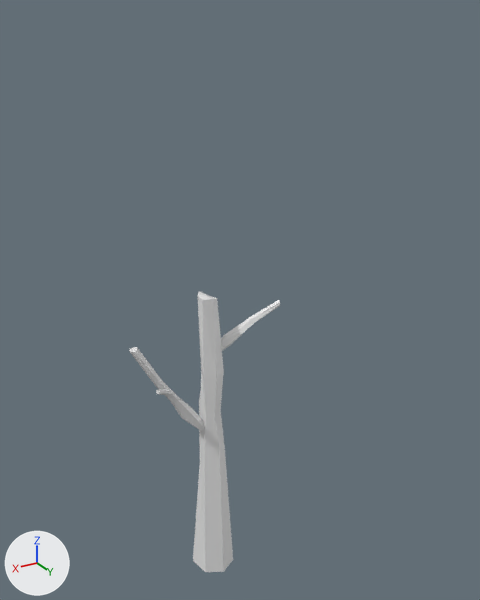
A saved change to the Blender file HereWeSettleDown/Assets/Models/Trees/Tree1.blend.
Both versions are drawn from a 50 mm camera at (7.0, 13.22, 13.56) aimed at (-0.75, 0.3, 7.1). The axes (+X, +Y, +Z) are drawn at lower left. The lights are the same throughout.

In view in the first picture: 'Branch', 'Branchlarge', 'trunk'.
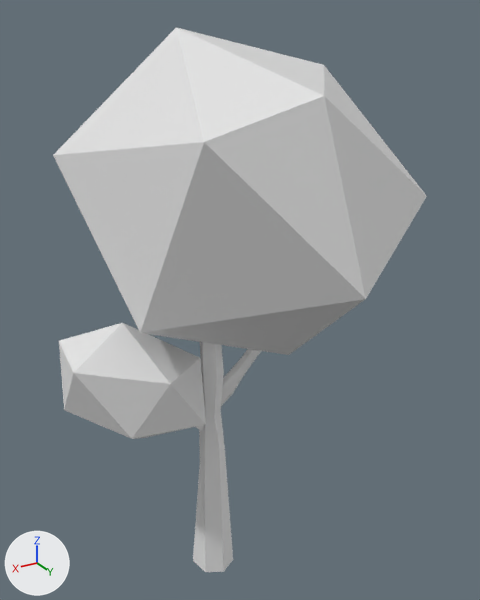
The change, as JSON lines over the scene's bpy script:
```json
{"op": "add", "block": "me_icosphere_001", "code": ["me_icosphere_001 = bpy.data.meshes.new('Icosphere.001')", "me_icosphere_001.from_pydata([(-0.03, 0.07, -0.94), (0.51, -0.37, -0.48), (-0.61, -0.29, -0.47), (-0.96, 0.08, -0.49), (-0.32, 0.79, -0.43), (0.77, 0.55, -0.47), (0.12, -0.47, 0.31), (-0.8, -0.11, 0.32), (-0.75, 0.61, 0.43), (0.25, 0.83, 0.24), (0.83, -0.07, 0.13), (-0.05, 0.08, 0.63)], [], [(0, 1, 2), (1, 0, 5), (0, 2, 3), (0, 3, 4), (0, 4, 5), (1, 5, 10), (2, 1, 6), (3, 2, 7), (4, 3, 8), (5, 4, 9), (1, 10, 6), (2, 6, 7), (3, 7, 8), (4, 8, 9), (5, 9, 10), (6, 10, 11), (7, 6, 11), (8, 7, 11), (9, 8, 11), (10, 9, 11)])"]}
{"op": "add", "block": "me_icosphere_012", "code": ["me_icosphere_012 = bpy.data.meshes.new('Icosphere.012')", "me_icosphere_012.from_pydata(...)  # an icosphere of 20 faces spanning x -0.95..0.95, y -0.9..0.9, z -1.06..1.06"]}
{"op": "set", "path": "ob_branch.location", "old": "(-0.83, 0.12, 6.06)", "new": "(-0.89, 0.12, 4.89)"}
{"op": "set", "path": "ob_branch.rotation_euler", "old": "(-1.017, -0.422, 1.03)", "new": "(-0.717, -0.23, 0.933)", "note": "degrees (-58, -24, 59) -> degrees (-41, -13, 53)"}
{"op": "set", "path": "ob_branch.scale", "old": "(0.0924, 0.0924, -0.525)", "new": "(0.137, 0.137, -0.777)"}
{"op": "add", "block": "ob_leaveslarge_001", "code": ["ob_leaveslarge_001 = bpy.data.objects.new('Leaveslarge.001', me_icosphere_001)", "ob_leaveslarge_001.location = (-1.75, -0.02, 10.32)", "ob_leaveslarge_001.rotation_euler = (-1.104, 0.666, -2.872)  # degrees (-63, 38, -165)", "ob_leaveslarge_001.scale = (4.05, 5.59, 4.97)"]}
{"op": "add", "block": "ob_leaveslarge", "code": ["ob_leaveslarge = bpy.data.objects.new('Leaveslarge', me_icosphere_012)", "ob_leaveslarge.location = (2.02, -0.02, 5.42)", "ob_leaveslarge.rotation_euler = (-0.982, 0.797, 0.65)  # degrees (-56, 46, 37)", "ob_leaveslarge.scale = (1.38, 2.06, 1.52)"]}
```

Boxes [x1, y1, x2, y2] around the edits, measured in the pictures (480 x 600 px):
```json
{"object": "Leaveslarge.001", "change": "added", "after": [53, 27, 427, 355]}
{"object": "Leaveslarge", "change": "added", "after": [59, 323, 206, 439]}
{"object": "Branch", "change": "moved, turned, rescaled", "before": [221, 300, 280, 351], "after": [221, 349, 262, 406]}
```
